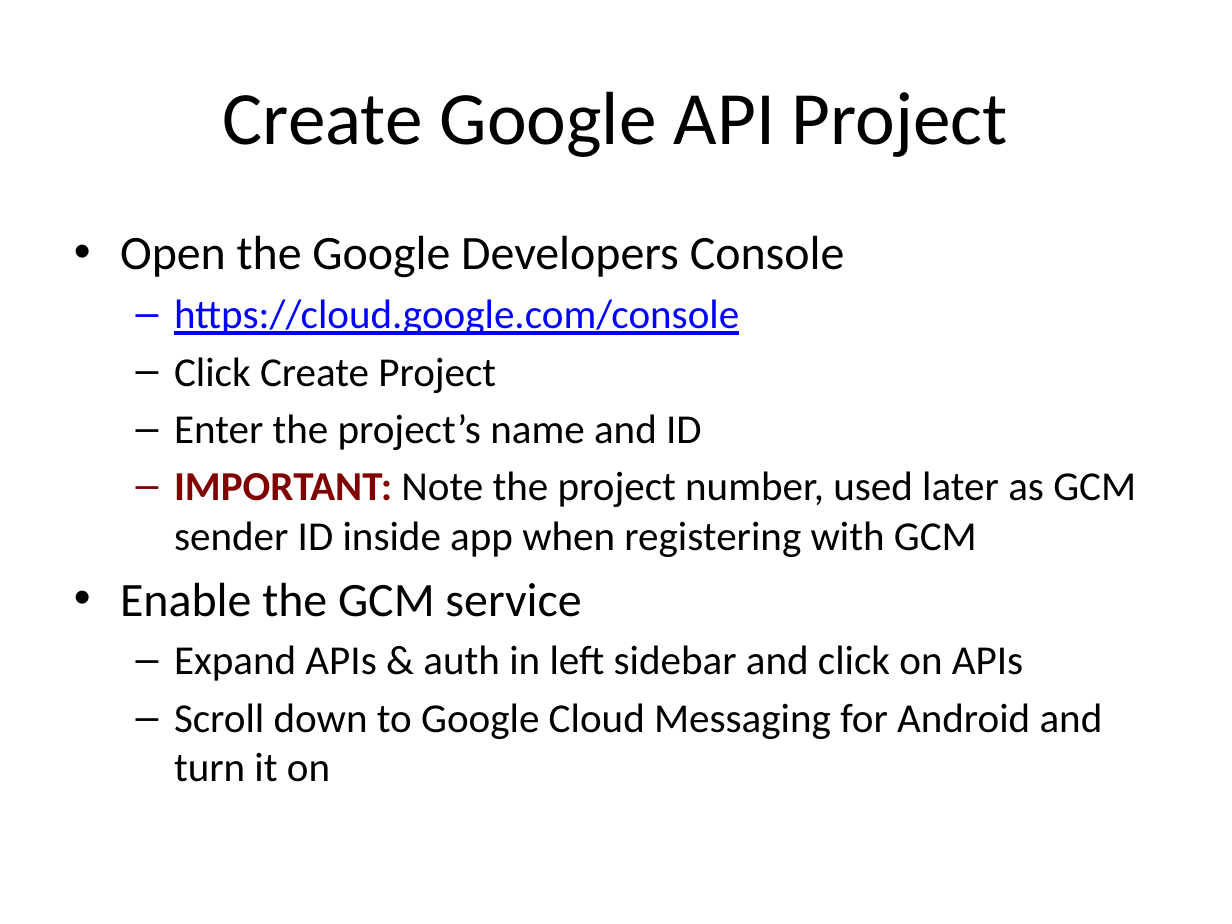
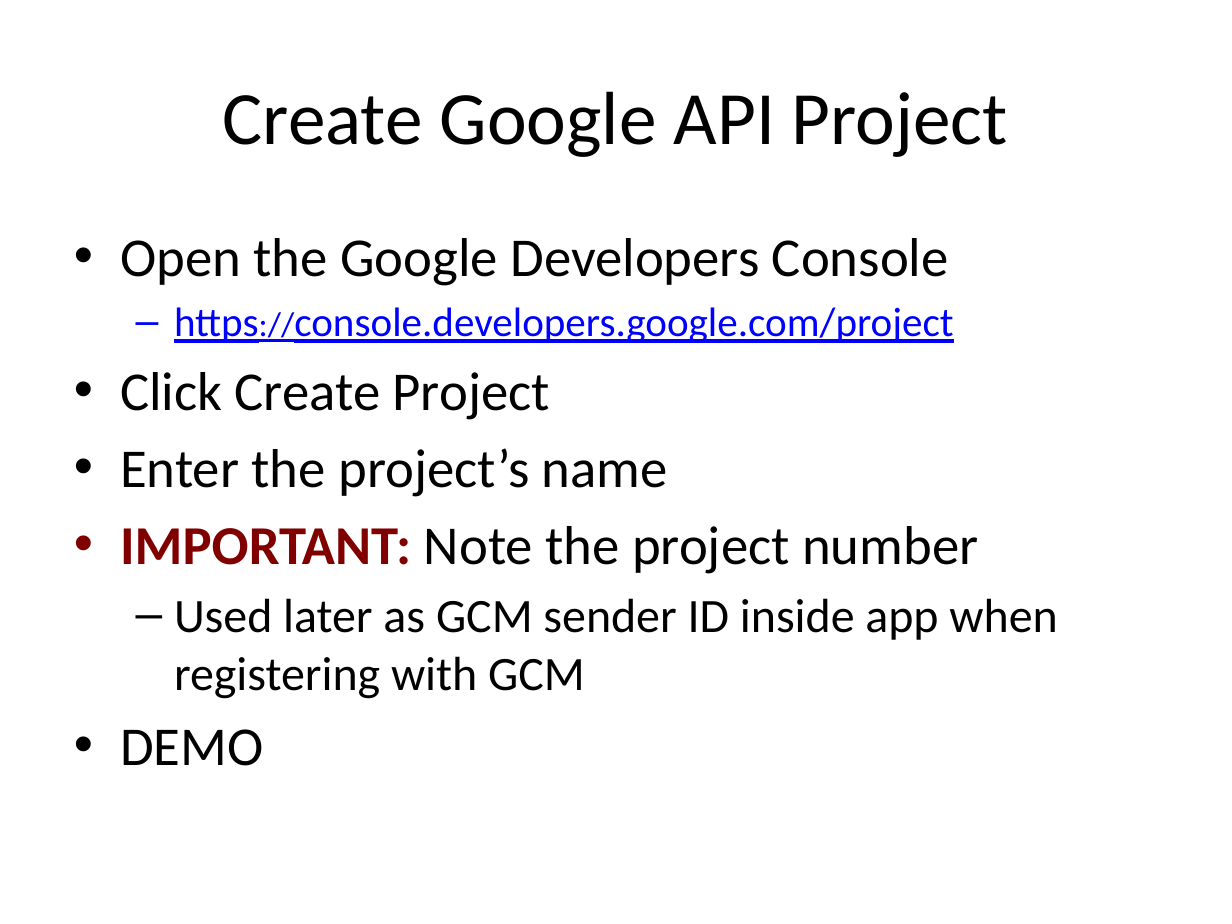
Before and after one commit to LeadingEDJE/MobilePushNotification, a slide deck: slide 10 of Implementing Push Notification in Android.pptx (slide 8 before the commit). Drawn at 1232x924 pixels with LibreOffice and Linux fonts; fonts in the diff are those of the drawing; background and template pictures are left out. Boxes give left, top, right and bottom in pixels: in the first picture for what was removed or moved away, otherwise in the second. Text is boxed around its words. In the diff, an @@ line names an element or a change of style, - is before the commit and + after.

```diff
--- a/Implementing Push Notification in Android.pptx
+++ b/Implementing Push Notification in Android.pptx
@@ text at (120,238,949,420): size 28 to 32 pt in "Open the Google Developers Console"; size 24 to 32 pt in "Click Create Project"; bullet – to •; list level 2 to 1 in "Click Create Project" @@
@@ text at (174,307,953,343): text changed @@
-  – https://cloud.google.com/console
+  – https://console.developers.google.com/project
@@ text at (120,448,1057,766): text changed; size 24 to 32 pt @@
-  – Enter the project’s name and ID
-  – IMPORTANT: Note the project number, used later as GCM sender ID inside app when registering with GCM
-• Enable the GCM service
-  – Expand APIs & auth in left sidebar and click on APIs
-  – Scroll down to Google Cloud Messaging for Android and turn it on
+• Enter the project’s name
+• IMPORTANT: Note the project number
+  – Used later as GCM sender ID inside app when registering with GCM
+• DEMO
```
Also in this commit, not shown: 9 other slides changed, 2 slides added, 2 slides removed.
